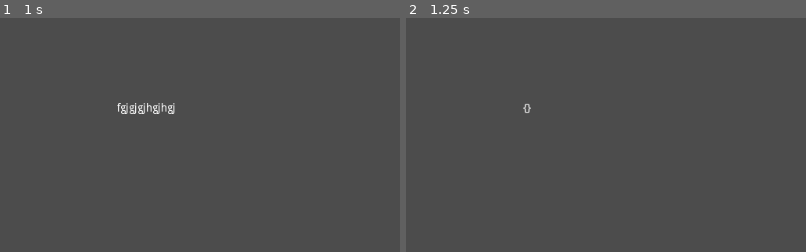
Above: before the commit, frames 1-2 (left to right).
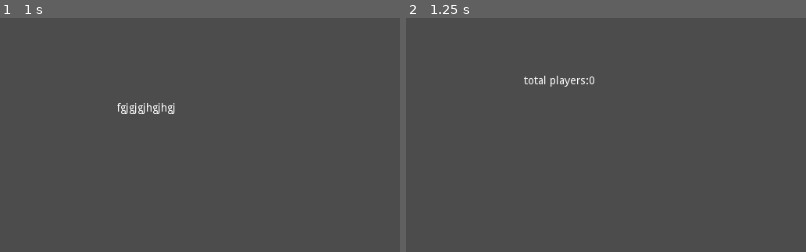
Above: after the commit, the same moments.

Repository: Galomortal47/Golang
Game: Godot game, scene res://Multyplayer.tscn
Same seed, same stepped clock (60 frames per second), same inputs: the game is played once before the commit and once after it. Before the commit the project starts from res://Multiplayer.tscn.
Inputs:
- Up to frame 1 (1 s): tap Enter at 0.5 s
- Up to frame 2 (1.25 s): no input
The pictures show only the part of the screen within x 0-50%, y 0-50%; the shares and areas given below are measured in that part.

Frame 1 is identical in both runs. In frame 2, 0.4% of the frame differs, in the area x 29-48%, y 24-41%.

Commit message:
test was flawed

Diff:
--- a/Multyplayer2/Multiplayer.gd
+++ b/Multyplayer2/Multiplayer.gd
@@ -6,7 +6,7 @@
 var data
 var string = ""
 var recive_data = {}
-var json = {"id":"8082","data":"test1", "time": 0}
+var json = {"id":"player82","data":"test1", "time": 0}
 var connect = true
 var refresh_frames = 0
 
@@ -48,5 +48,12 @@
 	for i in data.keys():
 		if data.has(i):
 #			print(data)
-			pinglist[str(i)] = OS.get_system_time_msecs() - int(data[str(i)]["Object"]["time"])
-	get_node("pinglist/RichTextLabel").set_text(str(pinglist))
+			if data[str(i)]["Object"].has("time"):
+				var time = OS.get_system_time_msecs() - int(data[str(i)]["Object"]["time"]) - 33
+				pinglist[str(i)] = time
+	var gigatext = ""
+	for i in pinglist.keys():
+		gigatext += str(i) + " : ping : " + str(pinglist[i]) + "\n"
+	get_node("pinglist/RichTextLabel").set_text(gigatext)
+	get_node("pinglist/Label").set_text("total players:" + str(pinglist.keys().size()))
+	pinglist = {}
--- a/Multyplayer2/Multiplayer.tscn
+++ b/Multyplayer2/Multyplayer.tscn
@@ -16,3 +16,12 @@
 __meta__ = {
 "_edit_use_anchors_": false
 }
+
+[node name="Label" type="Label" parent="pinglist"]
+margin_left = 151.0
+margin_top = 74.0
+margin_right = 216.0
+margin_bottom = 99.0
+__meta__ = {
+"_edit_use_anchors_": false
+}
--- /dev/null
+++ b/Multyplayer2/benchmark/Benchmark.gd
@@ -0,0 +1,10 @@
+extends Node
+
+
+
+func _ready():
+	for i in range(0,100):
+		var new_instance = load("res://benchmark/Multiplayer.tscn").instance()
+		new_instance.index = i
+		add_child(new_instance)
+	print(get_child_count())
--- /dev/null
+++ b/Multyplayer2/benchmark/Benchmark.tscn
@@ -0,0 +1,6 @@
+[gd_scene load_steps=2 format=2]
+
+[ext_resource path="res://benchmark/Benchmark.gd" type="Script" id=1]
+
+[node name="Benchmark" type="Node"]
+script = ExtResource( 1 )
--- /dev/null
+++ b/Multyplayer2/benchmark/Multiplayer.tscn
@@ -0,0 +1,6 @@
+[gd_scene load_steps=2 format=2]
+
+[ext_resource path="res://benchmark/TCPbenchmarkchild.gd" type="Script" id=1]
+
+[node name="Multiplayer" type="Node"]
+script = ExtResource( 1 )
--- /dev/null
+++ b/Multyplayer2/benchmark/TCPbenchmarkchild.gd
@@ -0,0 +1,34 @@
+extends Node
+
+var file = File.new()
+var packet = StreamPeerTCP.new()
+var i = 0
+var data
+var string = ""
+var recive_data = {}
+var json = {"id":"player82","data":"test1", "time": 0}
+var connect = true
+var refresh_frames = 0
+var index = 0
+
+func _ready():
+#	packet.connect_to_host( "::1", 8082)
+	json.id = "player" + str(index)
+	packet.connect_to_host( "127.0.0.1", 8081)
+	packet.set_no_delay(true)
+
+
+func _physics_process(delta):
+	ping()
+	if not packet.is_connected_to_host():
+			packet.connect_to_host( "127.0.0.1", 8081)
+	var peerstream = PacketPeerStream.new()
+	peerstream.set_stream_peer(packet)
+	if peerstream.get_available_packet_count() > 0:
+		data = (peerstream.get_packet())
+		string = data.get_string_from_ascii()
+		recive_data = parse_json(string)
+	packet.put_string(to_json(json) + "\n")
+
+func ping():
+	json["time"] = str(OS.get_system_time_msecs())
--- a/Multyplayer2/project.godot
+++ b/Multyplayer2/project.godot
@@ -21,8 +21,12 @@
 [application]
 
 config/name="Multyplayer2"
-run/main_scene="res://Multiplayer.tscn"
+run/main_scene="res://Multyplayer.tscn"
 config/icon="res://icon.png"
+
+[debug]
+
+settings/fps/force_fps=60
 
 [rendering]
 
Not shown, added: Multyplayer2/run.py
Not shown, changed: Stress Test/app.js
Not shown, changed: Stress Test/stress.js
Not shown, changed: UDP2/server.go
Not shown, changed: server.go
